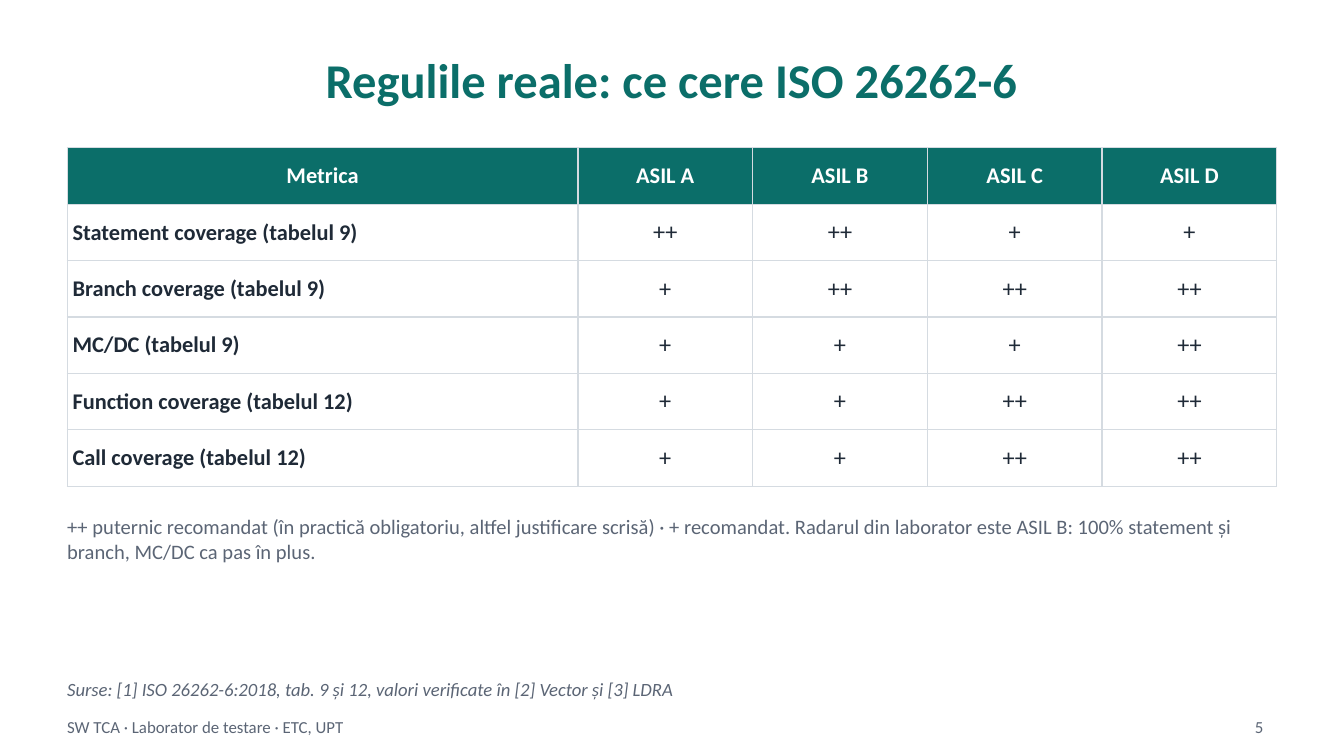
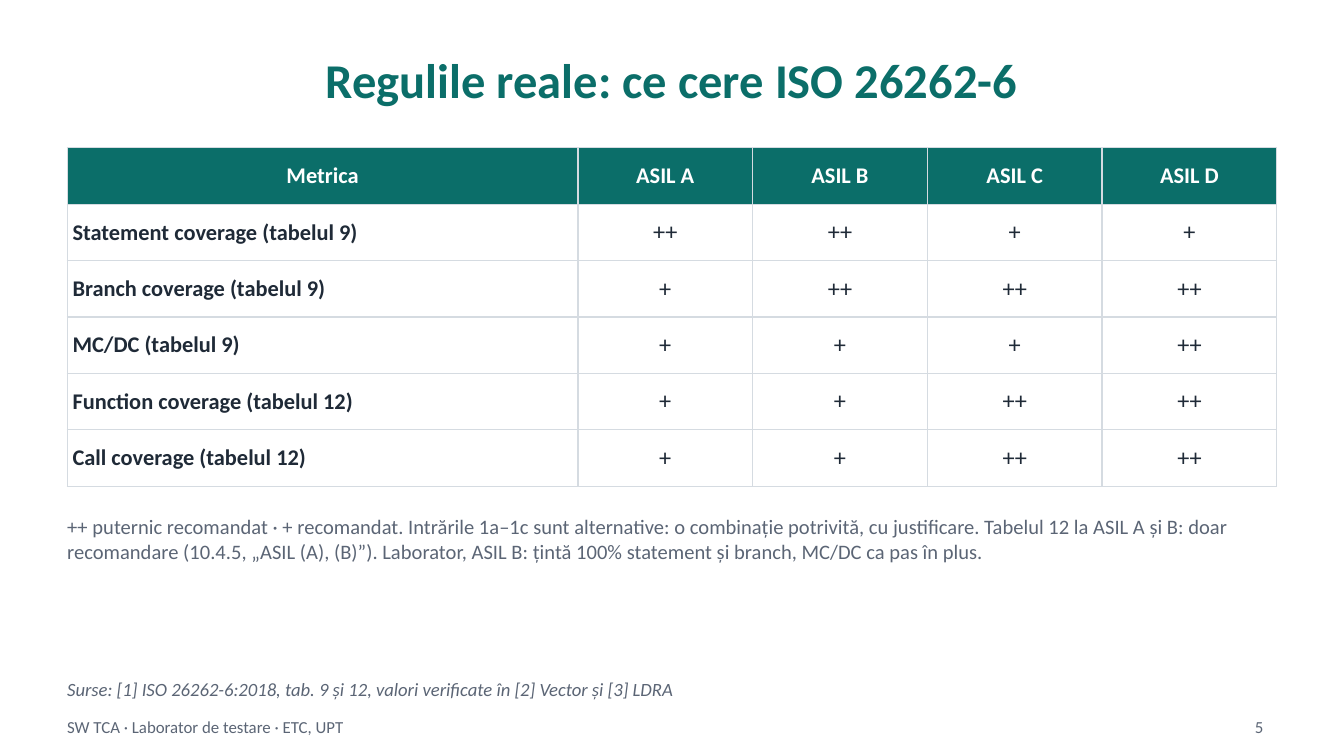
Before and after one commit to madalinatolontan1-ai/sw-tca-lab, a slide deck: slide 5 of materials/SW_TCA_curs_RO.pptx. Drawn at 1344x756 pixels with LibreOffice and Linux fonts; fonts in the diff are those of the drawing. Boxes give left, top, right and bottom in pixels: in the first picture for what was removed or moved away, otherwise in the second. Text is boxed around its words. In the diff, an @@ line names an element or a change of style, - is before the commit and + after.

```diff
--- a/materials/SW_TCA_curs_RO.pptx
+++ b/materials/SW_TCA_curs_RO.pptx
@@ text at (x1=67, y1=519, x2=1227, y2=563): text changed @@
-++ puternic recomandat (în practică obligatoriu, altfel justificare scrisă) · + recomandat. Radarul din laborator este ASIL B: 100% statement și branch, MC/DC ca pas în plus.
+++ puternic recomandat · + recomandat. Intrările 1a–1c sunt alternative: o combinație potrivită, cu justificare. Tabelul 12 la ASIL A și B: doar recomandare (10.4.5, „ASIL (A), (B)”). Laborator, ASIL B: țintă 100% statement și branch, MC/DC ca pas în plus.
```
Also in this commit, not shown: 7 other slides changed, 3 other files.
